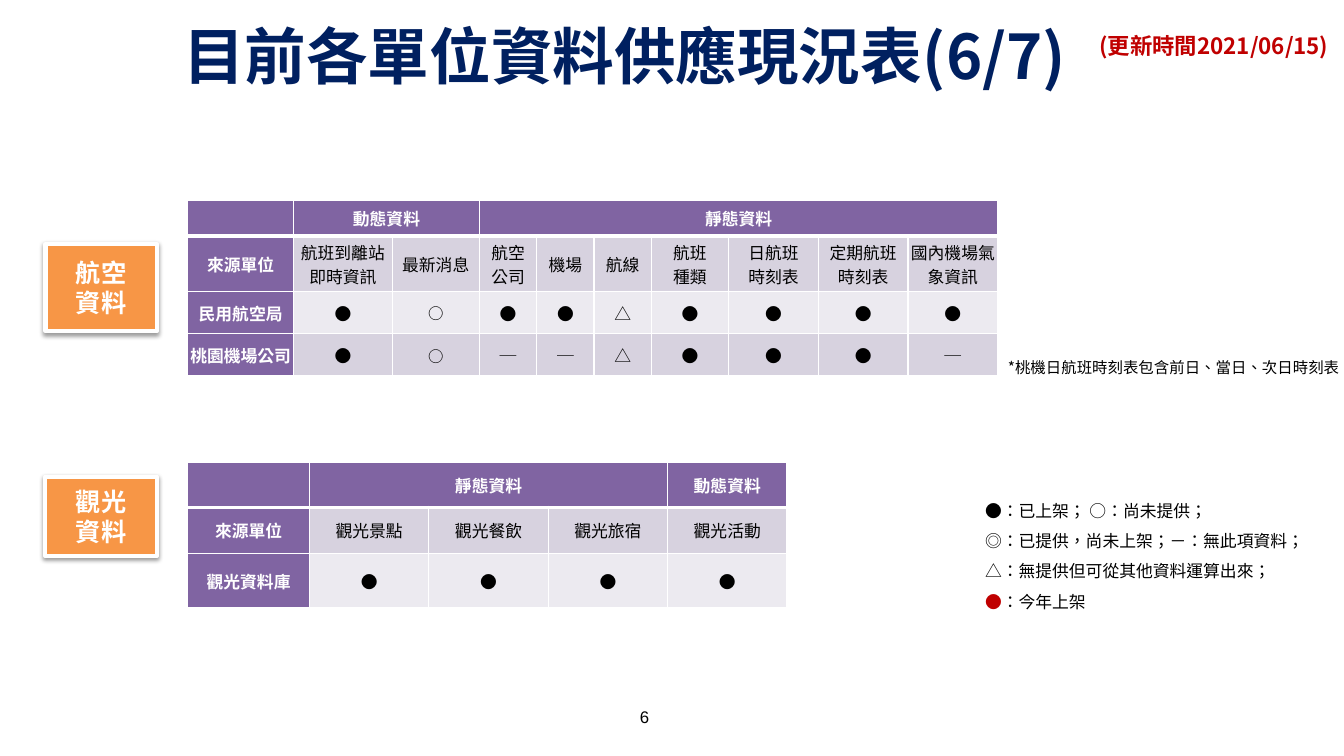
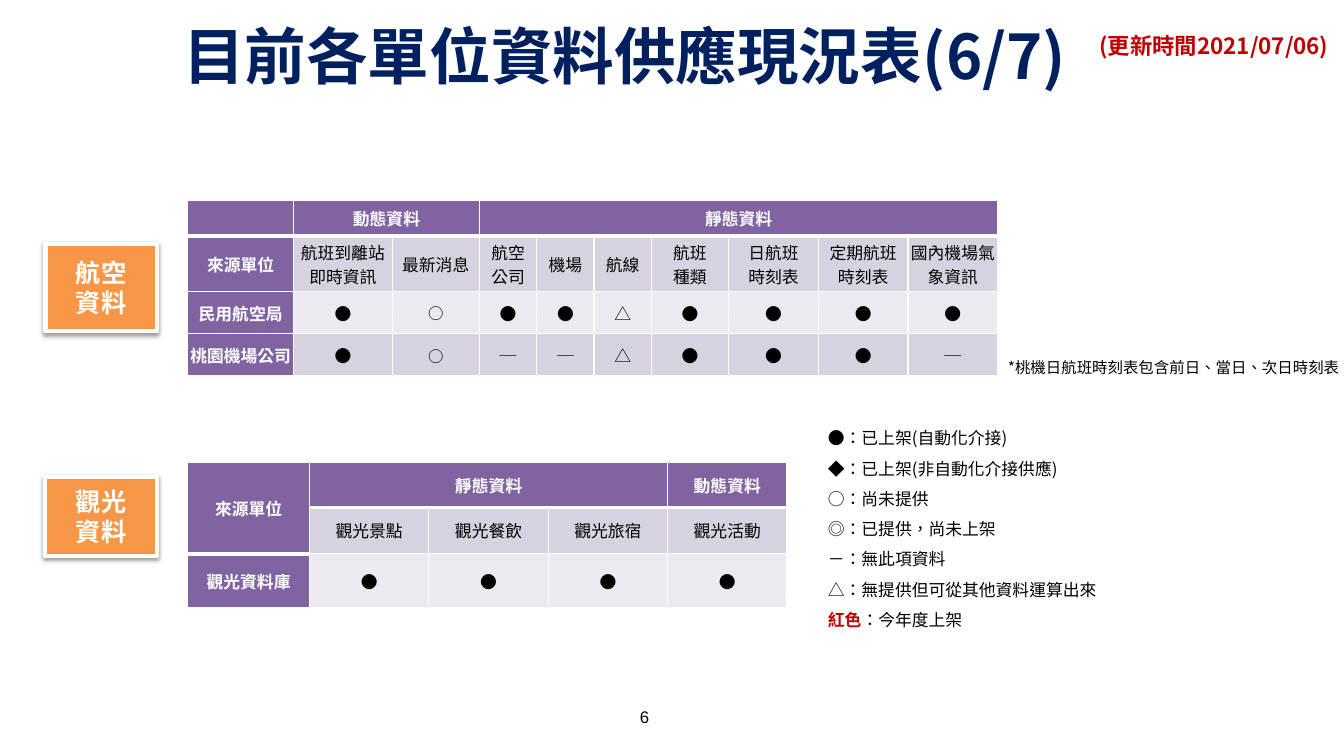
Before and after one commit to ptxmotc/data-provide-status, a slide deck: slide 6 of 各單位資料供應現況表.pptx. Drawn at 1344x756 pixels with LibreOffice and Linux fonts; fonts in the diff are those of the drawing; background and template pictures are left out. Boxes give left, top, right and bottom in pixels: in the first picture for what was removed or moved away, otherwise in the second. Text is boxed around its words. In the diff, an @@ line names an element or a change of style, - is before the commit and + after.

```diff
--- a/各單位資料供應現況表.pptx
+++ b/各單位資料供應現況表.pptx
@@ text at (1100,35,1329,59): text changed @@
-(更新時間2021/06/15)
+(更新時間2021/07/06)
@@ text at (828,430,1097,628): text changed @@
-●：已上架； ○：尚未提供；
-◎：已提供，尚未上架；－：無此項資料；
-△：無提供但可從其他資料運算出來；
-●：今年上架
+●：已上架(自動化介接)
+◆：已上架(非自動化介接供應)
+○：尚未提供
+◎：已提供，尚未上架
+－：無此項資料
+△：無提供但可從其他資料運算出來
+紅色：今年度上架
@@ table at (188,463,785,608) @@
-row 1, column 1: 
+row 1, column 1: 來源單位
-row 2, column 1: 來源單位
+row 2, column 1: 
```
Also in this commit, not shown: 8 other slides changed.
